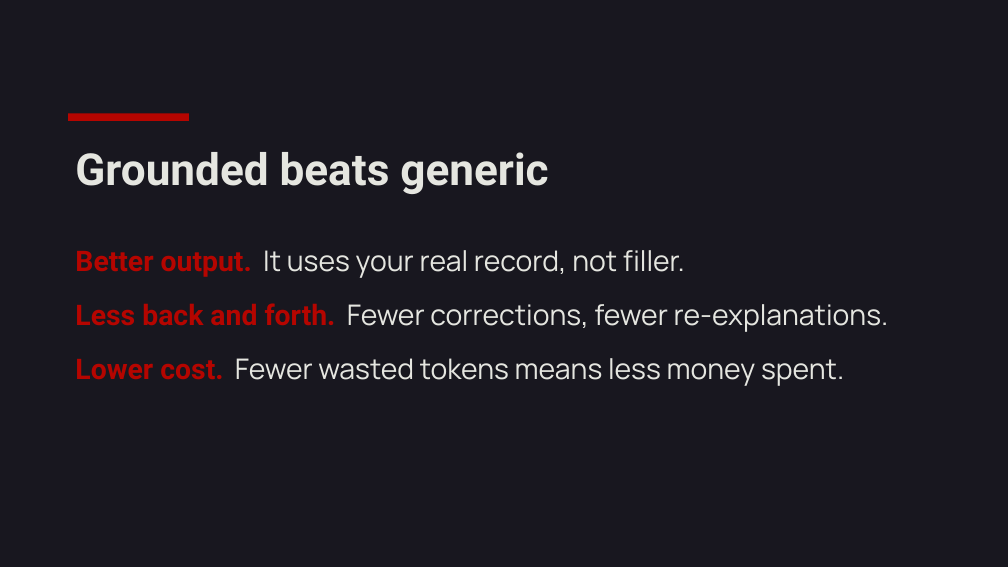
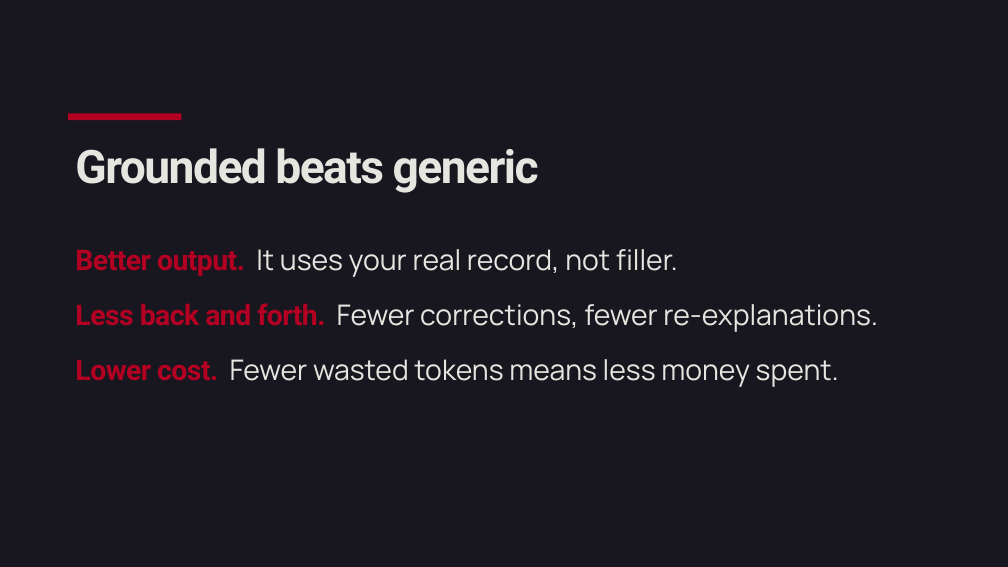
Before and after one commit to ashleyscruse/grant-writing-accelerator, a slide deck: slide 4 of working/context-ai-workshop-slides.pptx. Drawn at 1008x567 pixels with LibreOffice and Linux fonts; fonts in the diff are those of the drawing. Boxes give left, top, right and bottom in pixels: in the first picture for what was removed or moved away, otherwise in the second. Text is boxed around its words. In the diff, an @@ line names an element or a change of style, - is before the commit and + after.

```diff
--- a/working/context-ai-workshop-slides.pptx
+++ b/working/context-ai-workshop-slides.pptx
@@ rectangle: place and size @@
-rectangle at box(68, 113, 189, 121)
+rectangle at box(68, 113, 181, 120)
@@ rectangle at box(68, 113, 181, 120): fill #B50500 to #B30022 @@
@@ text "Grounded beats generic" at box(75, 148, 539, 193): size 42 to 44 pt, letter spacing 0 to -1.5 pt; line spacing 1.1 to 1.03 @@
@@ text "Better output. It uses your ..." at box(75, 249, 878, 387): text colour #B50500 to #B30022, letter spacing 0 to -0.5 pt in "Better output.", "Less back and forth.", "Lower cost."; line spacing 1.15 to 1.12; more space between paragraphs @@
```
Also in this commit, not shown: 11 other slides changed, 1 other file.
